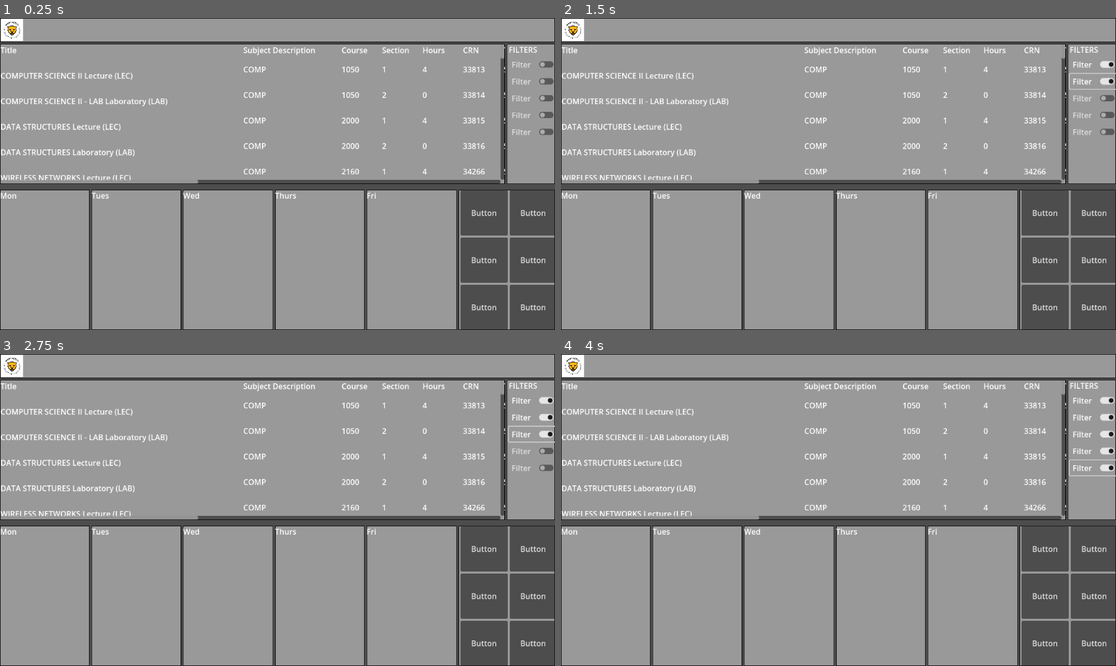
Above: before the commit, frames 1-4 (two rows, left to right).
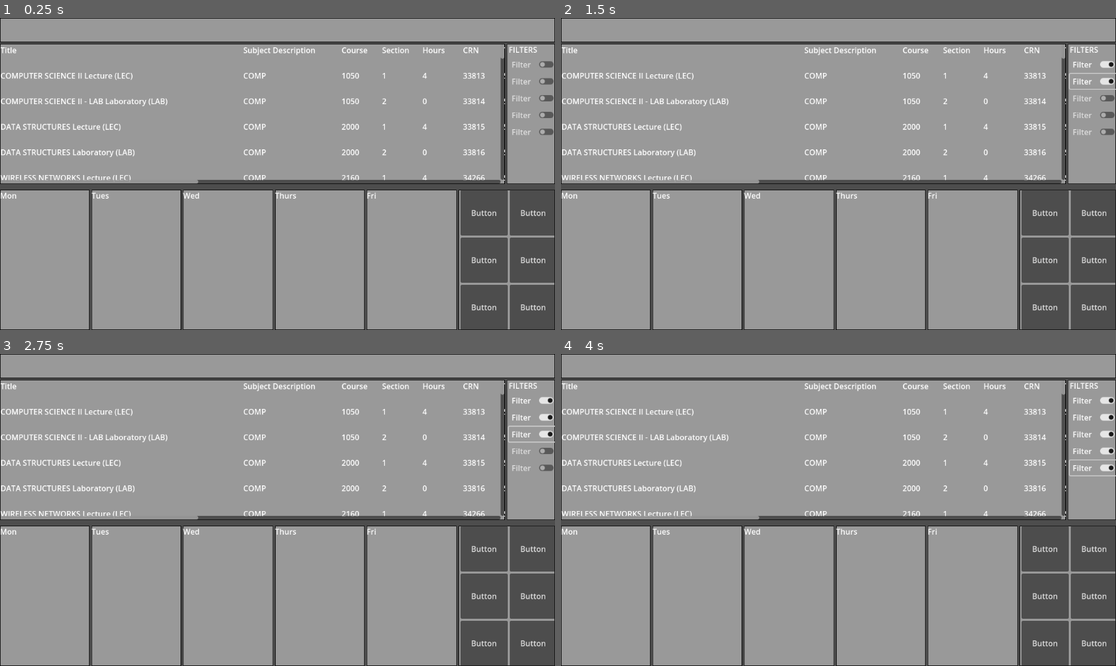
Above: after the commit, the same moments.

Repository: oligarky/BetterSchedule
Game: Godot game, scene res://RoughUI.tscn
The game is run twice, just before and just after one commit, with the same random seed, the same clock (stepped at 60 frames per second) and the same inputs.
Inputs:
- Up to frame 1 (0.25 s): no input
- Up to frame 2 (1.5 s): click "Filter" at 0.5 s; click "Filter" at 1.25 s
- Up to frame 3 (2.75 s): click "Filter" at 2 s
- Up to frame 4 (4 s): click "Filter" at 2.75 s; click "Filter" at 3.5 s

The runs differ from the first frame. In frame 1, 1.5% of the frame differs, in the area x 0-91%, y 0-53%; in frame 2, 1.5%; in frame 3, 1.5%; in frame 4, 1.5%.

Commit message:
Data Display

Diff:
--- a/Godot/RoughUI.tscn
+++ b/Godot/RoughUI.tscn
@@ -1,6 +1,5 @@
-[gd_scene load_steps=8 format=3 uid="uid://c0k70wqk8nv8v"]
-
-[ext_resource type="Texture2D" uid="uid://btfhhlskhku1i" path="res://wentworth.jpg" id="1_f5r50"]
+[gd_scene load_steps=7 format=3 uid="uid://c0k70wqk8nv8v"]
+
 [ext_resource type="Script" path="res://data.gd" id="2_7hlyb"]
 
 [sub_resource type="StyleBoxFlat" id="StyleBoxFlat_rwxw7"]
@@ -73,11 +72,6 @@
 layout_mode = 2
 size_flags_horizontal = 3
 
-[node name="Wentworth" type="Sprite2D" parent="MarginContainer/VBoxContainer/Panel/HBoxContainer/Left"]
-position = Vector2(21, 25)
-scale = Vector2(0.113125, 0.113125)
-texture = ExtResource("1_f5r50")
-
 [node name="right" type="MarginContainer" parent="MarginContainer/VBoxContainer/Panel/HBoxContainer"]
 layout_mode = 2
 size_flags_horizontal = 3
--- a/Godot/data.gd
+++ b/Godot/data.gd
@@ -22,7 +22,7 @@
 		get_child(counter2).add_child(label)
 		get_child(counter2).get_child(counter).text = results[i]
 		get_child(counter2).get_child(counter).size_flags_horizontal += SIZE_SHRINK_BEGIN
-		get_child(counter2).get_child(counter).size_flags_vertical += SIZE_SHRINK_BEGIN
+		get_child(counter2).get_child(counter).size_flags_vertical += SIZE_SHRINK_CENTER
 		sizing(counter,counter2)
 
 		counter = counter + 1
Binary file removed: Godot/wentworth.jpg
Not shown, removed: Godot/wentworth.jpg.import
Not shown, removed: Godot/database.sql
